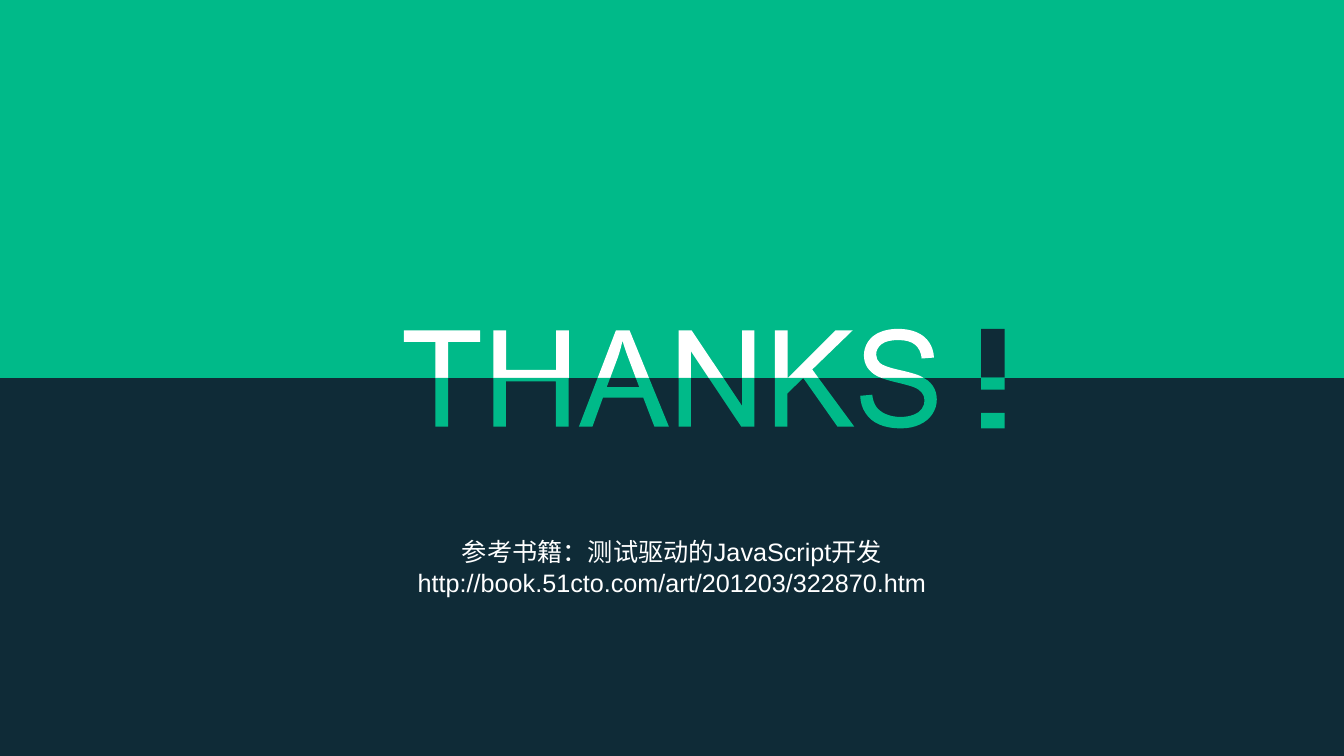
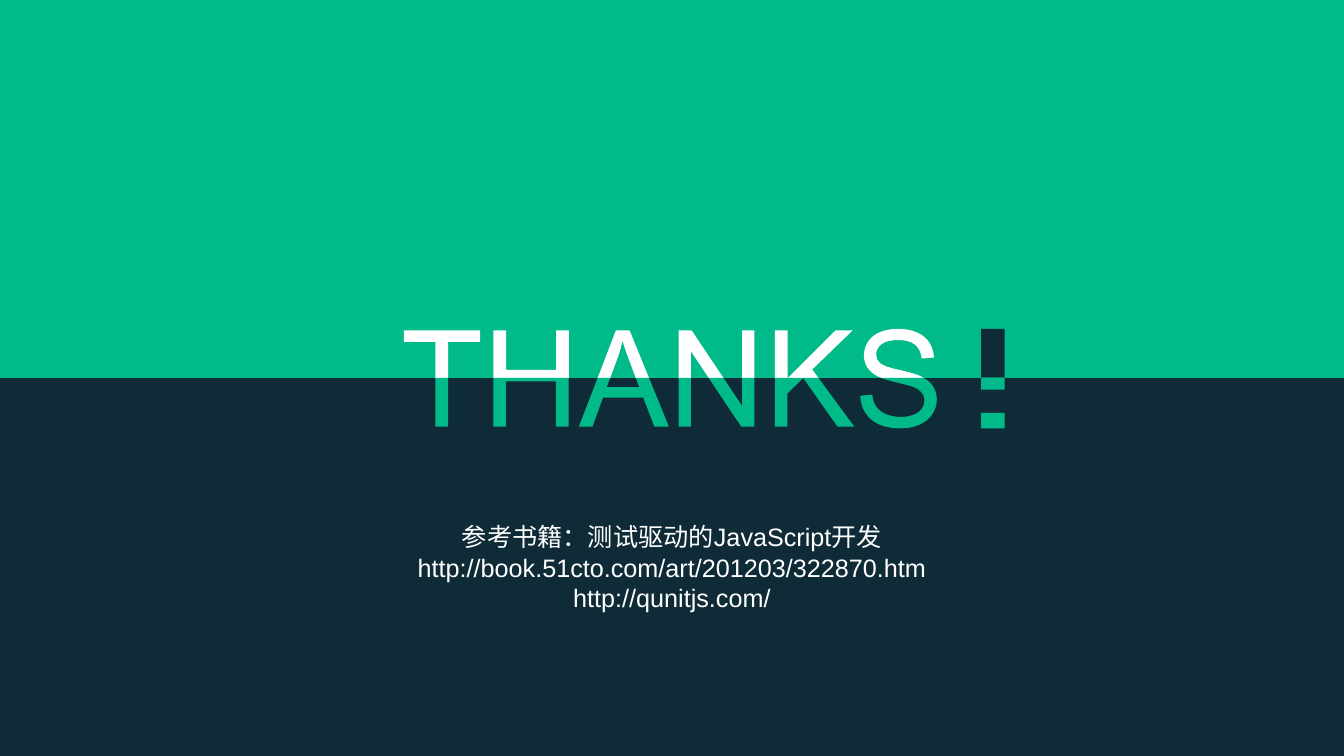
Before and after one commit to hanangjie/play, a slide deck: slide 17 of share/TDT/测试驱动开发.ppt (slide 18 before the commit). Drawn at 1344x756 pixels with LibreOffice and Linux fonts; fonts in the diff are those of the drawing. Boxes give left, top, right and bottom in pixels: in the first picture for what was removed or moved away, otherwise in the second. Text is boxed around its words. In the diff, an @@ line names an element or a change of style, - is before the commit and + after.

```diff
--- a/share/TDT/测试驱动开发.ppt
+++ b/share/TDT/测试驱动开发.ppt
@@ text in rectangle at [573, 588, 770, 613]: paragraph added @@
+http://qunitjs.com/
```
Also in this commit, not shown: 1 other slide changed, 2 slides added, 3 slides removed, 4 other files.
